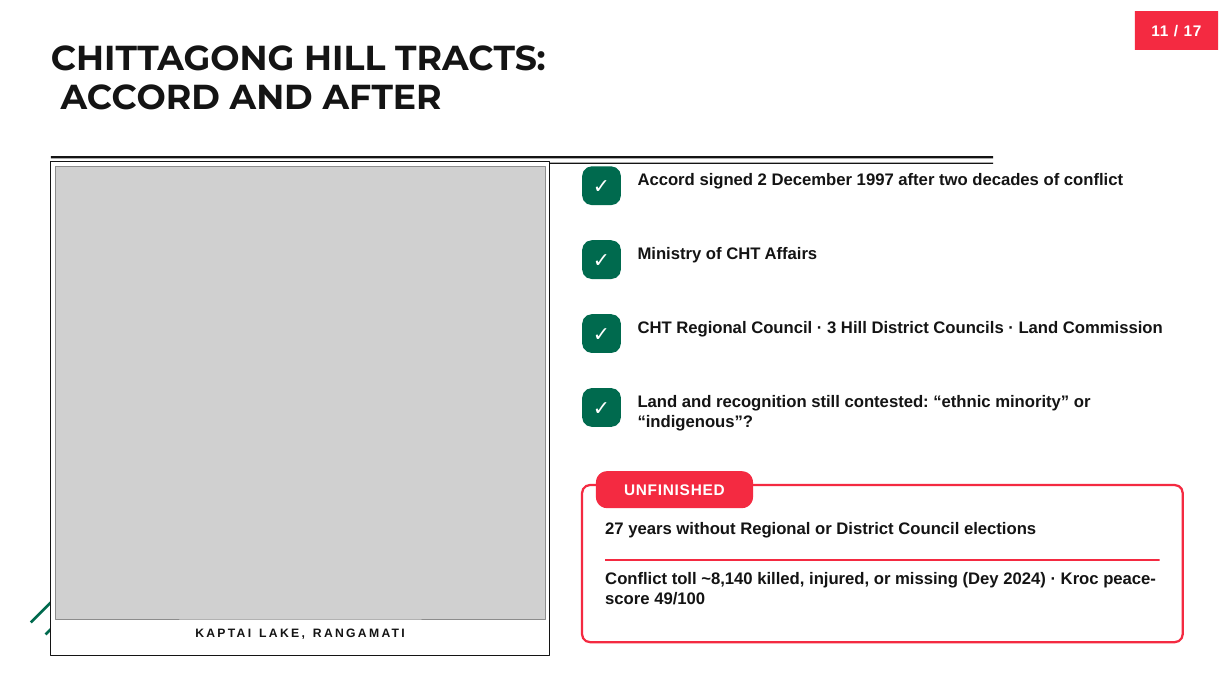
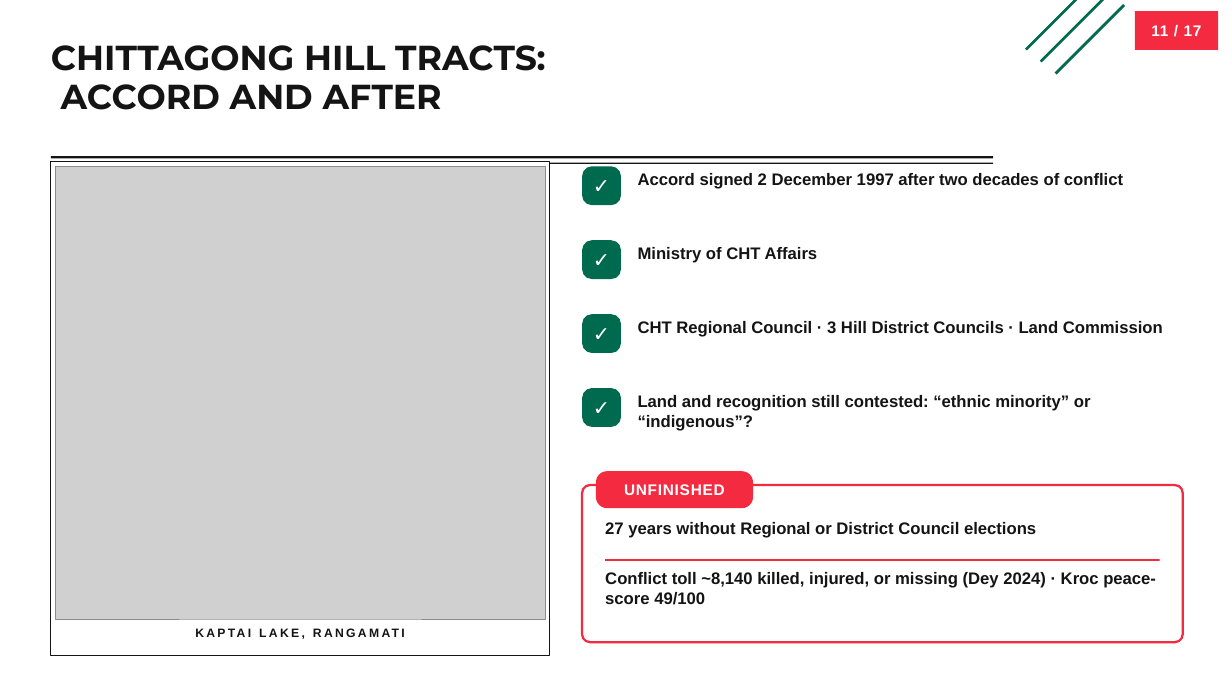
Before and after one commit to moon-netizen-arch/codex-ppt-skill, a slide deck: slide 11 of decks/bangladesh-cultural-diversity/bangladesh-cultural-diversity-editable.pptx. Drawn at 1232x693 pixels with LibreOffice and Linux fonts; fonts in the diff are those of the drawing; grey boxes stand for pictures. Boxes give left, top, right and bottom in pixels: in the first picture for what was removed or moved away, otherwise in the second. Text is boxed around its words. In the diff, an @@ line names an element or a change of style, - is before the commit and + after.

```diff
--- a/decks/bangladesh-cultural-diversity/bangladesh-cultural-diversity-editable.pptx
+++ b/decks/bangladesh-cultural-diversity/bangladesh-cultural-diversity-editable.pptx
@@ rectangle: place and size @@
-rectangle at box(30, 553, 100, 624)
+rectangle at box(1025, 0, 1096, 51)
@@ rectangle: place and size @@
-rectangle at box(45, 565, 115, 636)
+rectangle at box(1040, 0, 1111, 63)
@@ rectangle added at box(1055, 4, 1125, 75), fill #006A4E @@
```
Also in this commit, not shown: 15 other slides changed, 1 other file.
